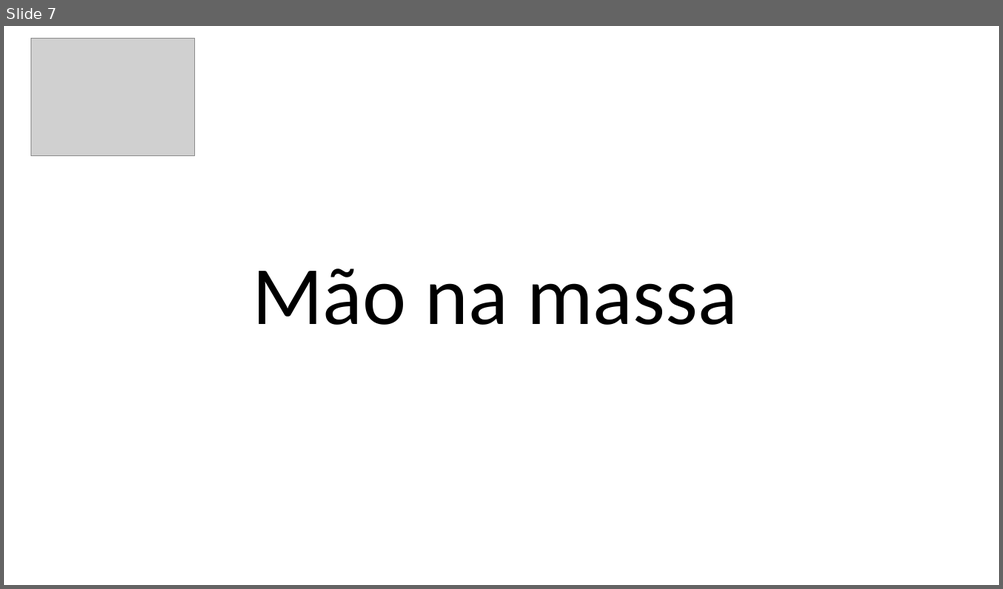
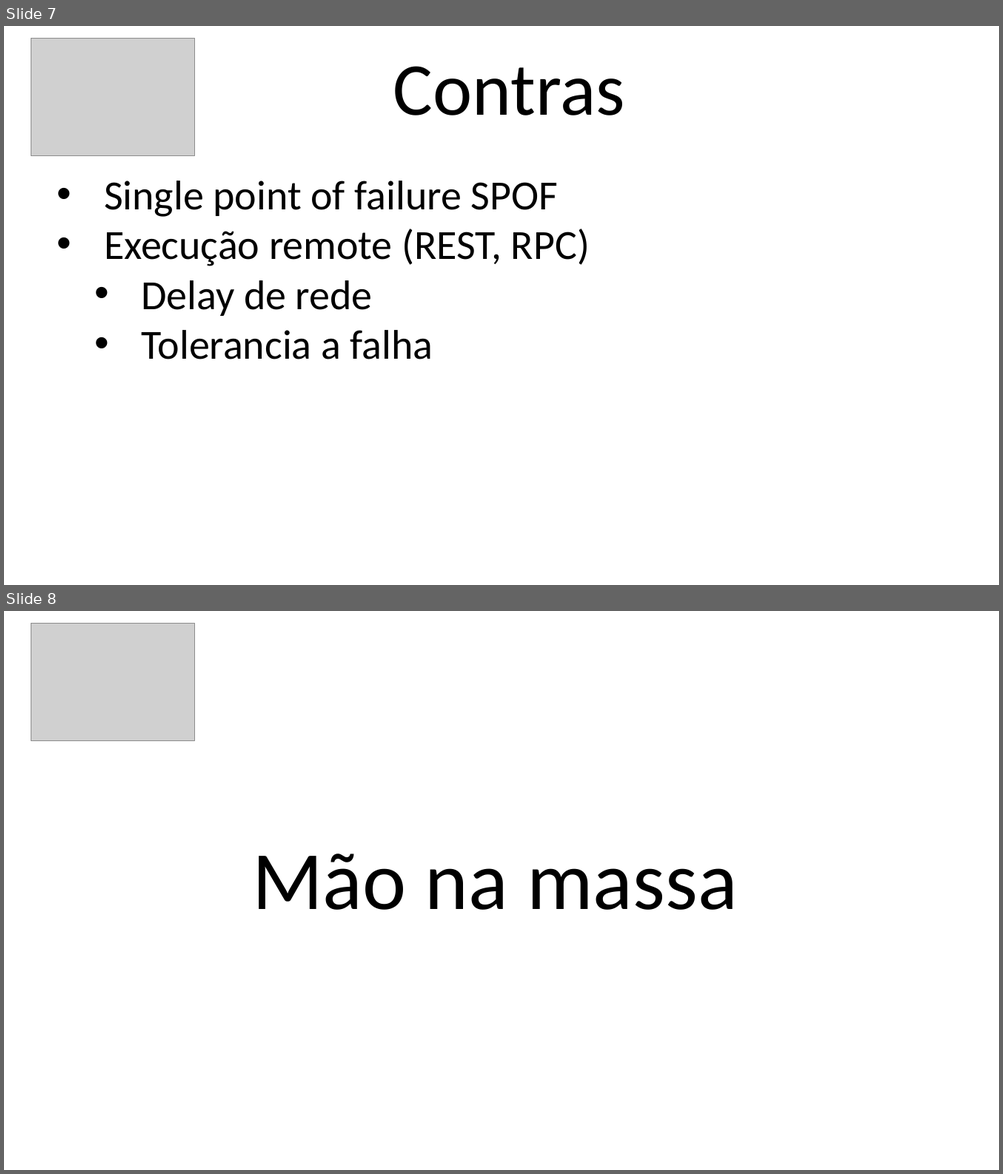
Before and after one commit to jslsolucoes/training, a slide deck: presentation/design-systems/datetime/datetime.pptx. Shown one above the other, each under a label of ours: slide 7 before the commit, slides 7 and 8 after it. The pictures are 1003x589 and 1003x1174 pixels, drawn with LibreOffice and Linux fonts; fonts in the diff are those of the drawing; grey boxes stand for pictures. Boxes give left, top, right and bottom in pixels: in the first picture for what was removed or moved away, otherwise in the second. Text is boxed around its words. In the diff, an @@ line names an element or a change of style, - is before the commit and + after.

```diff
--- a/presentation/design-systems/datetime/datetime.pptx
+++ b/presentation/design-systems/datetime/datetime.pptx
@@ slide 7 added at (4,26,999,585), background #FFFFFF @@
@@ picture added at (31,39,194,156) @@
@@ title added at (393,66,625,116), 72 pt, text #000000 @@
+Contras
@@ text added at (104,181,589,360), 40 pt, text #000000 @@
+• Single point of failure SPOF
+• Execução remote (REST, RPC)
+  • Delay de rede
+  • Tolerancia a falha
@@ what was slide 7 is now slide 8 @@
```
Also in this commit, not shown: 5 slides changed, 1 other slide added, 1 slide removed, 3 other files.
